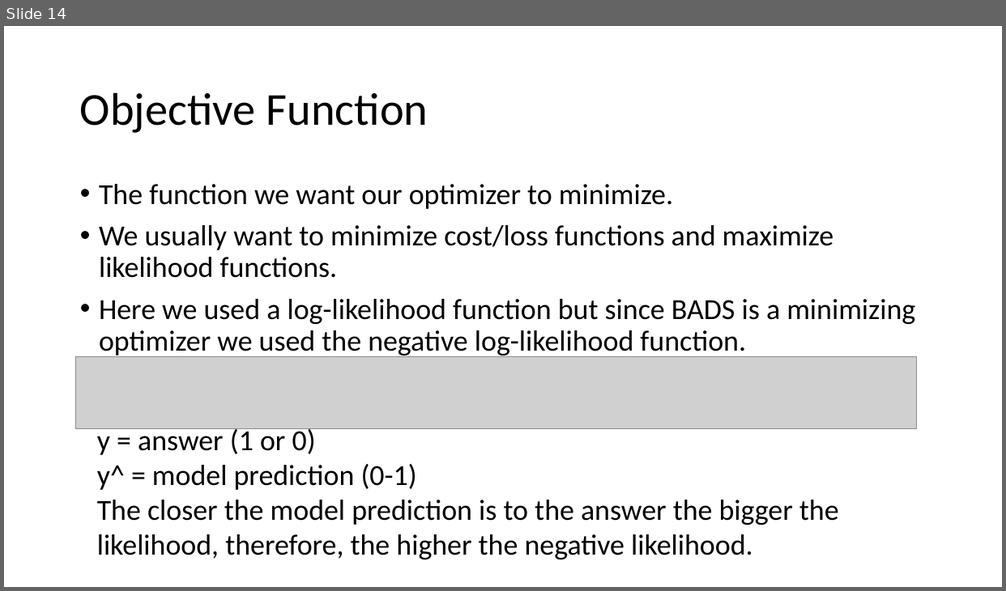
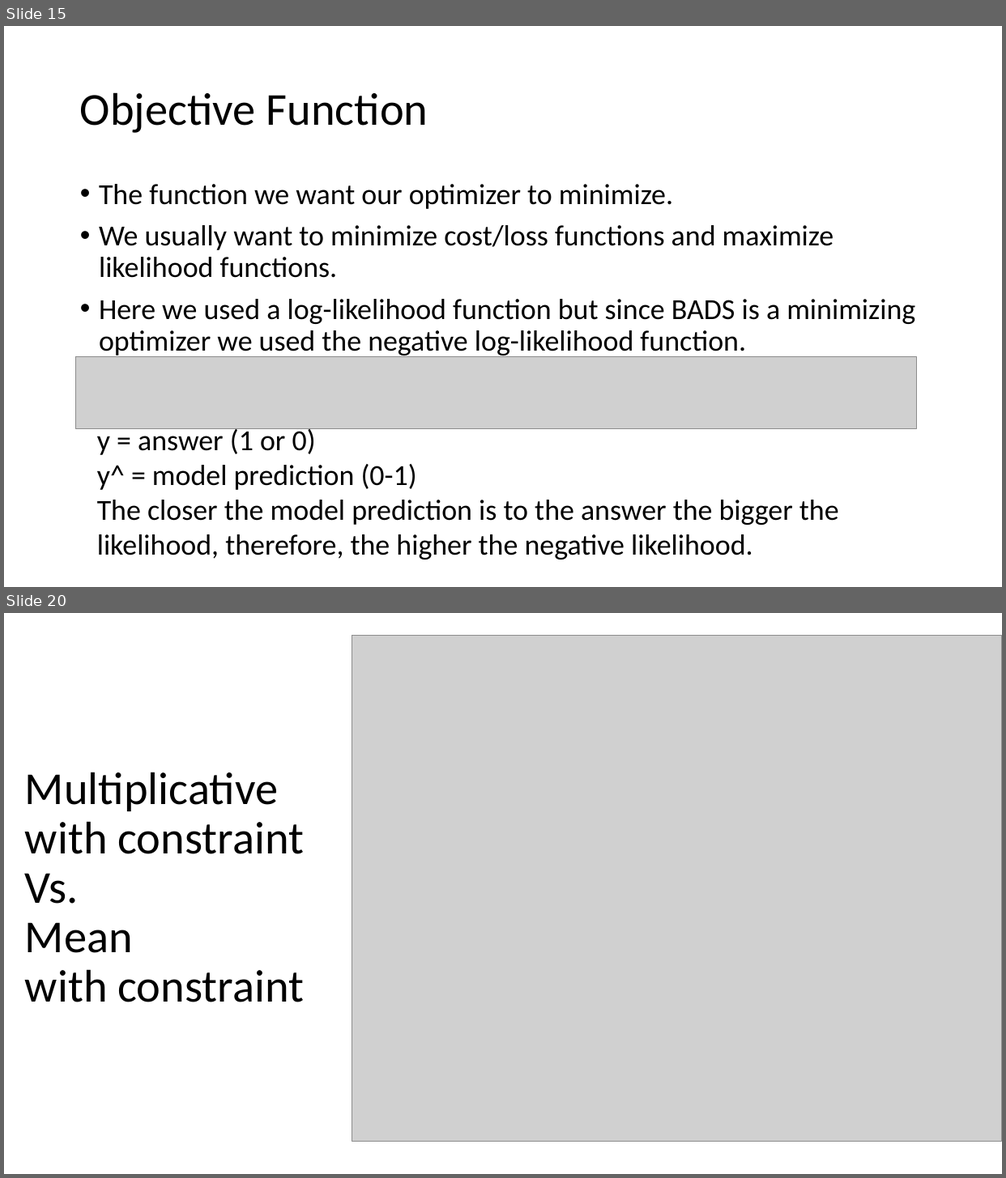
Before and after one commit to OzMashiah/ultra-instinct-modelling, a slide deck: Modeling Results.pptx. Shown one above the other, each under a label of ours: slide 14 before the commit, slides 15 and 20 after it; the slides between them are not shown. The pictures are 1006x591 and 1006x1178 pixels, drawn with LibreOffice and Linux fonts; fonts in the diff are those of the drawing; grey boxes stand for pictures. Boxes give left, top, right and bottom in pixels: in the first picture for what was removed or moved away, otherwise in the second. Text is boxed around its words. In the diff, an @@ line names an element or a change of style, - is before the commit and + after.

```diff
--- a/Modeling Results.pptx
+++ b/Modeling Results.pptx
@@ slide 20 added at (4, 613, 1002, 1174), background #FFFFFF @@
@@ picture added at (352, 636, 1002, 1142) @@
@@ title added at (25, 772, 304, 1003), 44 pt, text #000000 @@
+Multiplicative
+with constraint
+Vs.
+Mean
+with constraint
@@ what was slide 14 is now slide 15 @@
```
Also in this commit, not shown: 2 slides changed, 8 other slides added, 1 slide removed.
